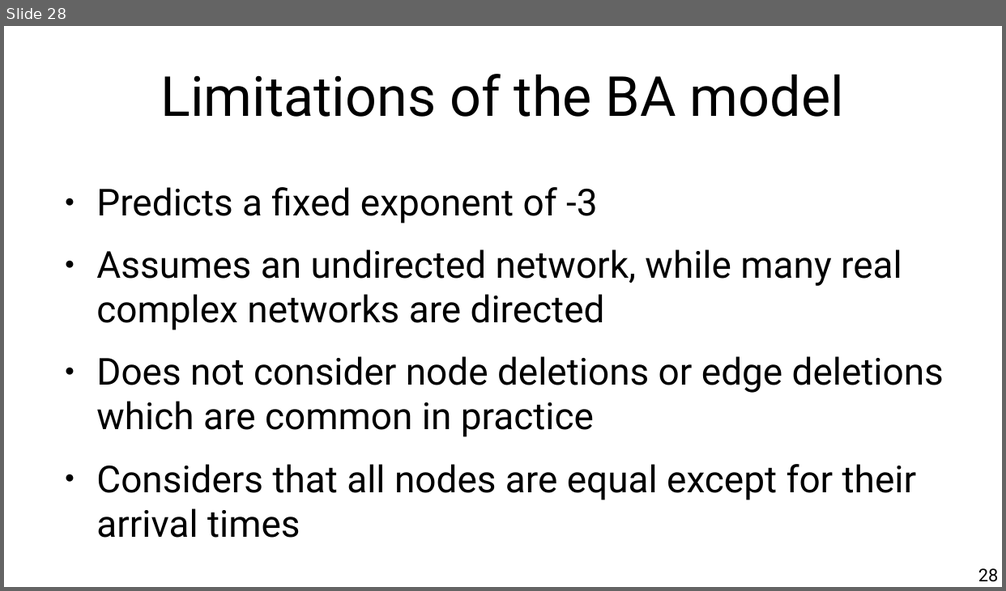
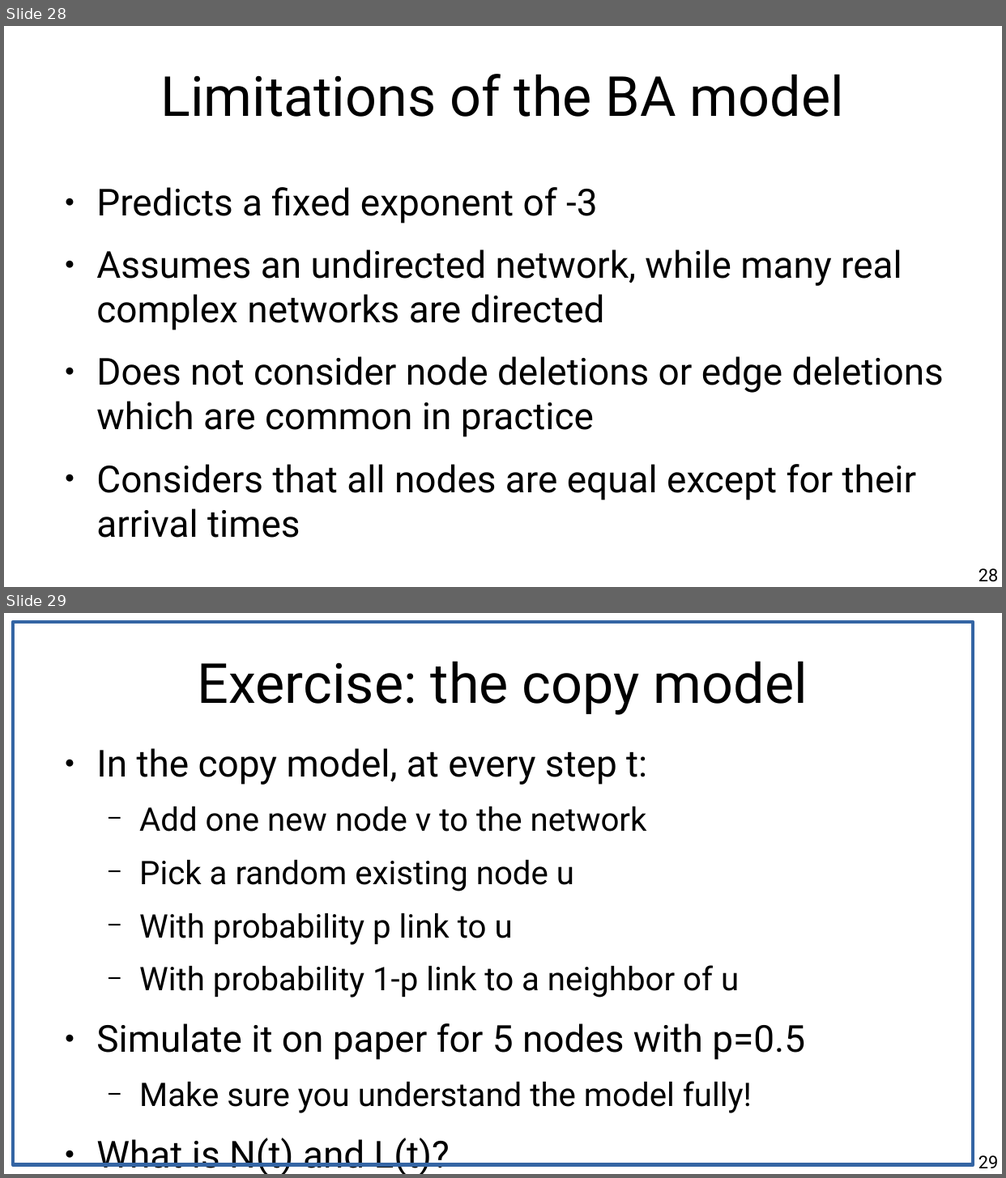
Before and after one commit to chatox/networks-science-course, a slide deck: theory/tt05_preferential_attachment.odp. Shown one above the other, each under a label of ours: slide 28 before the commit, slides 28 and 29 after it. The pictures are 1006x591 and 1006x1178 pixels, drawn with LibreOffice and Linux fonts; fonts in the diff are those of the drawing. Boxes give left, top, right and bottom in pixels: in the first picture for what was removed or moved away, otherwise in the second. Text is boxed around its words. In the diff, an @@ line names an element or a change of style, - is before the commit and + after.

Commit message:
Copy model exercise

```diff
--- a/theory/tt05_preferential_attachment.odp
+++ b/theory/tt05_preferential_attachment.odp
@@ slide 29 added at (4, 613, 1002, 1174), background #FFFFFF @@
@@ rectangle added at (13, 622, 973, 1165), outline #3465A4 3 pt @@
@@ title added at (198, 661, 808, 715), 44 pt, text #000000 @@
+Exercise: the copy model
@@ text added at (96, 748, 805, 1174), 25.9 pt, text #000000 @@
+● In the copy model, at every step t:
+  − Add one new node v to the network
+  − Pick a random existing node u
+  − With probability p link to u
+  − With probability 1-p link to a neighbor of u
+● Simulate it on paper for 5 nodes with p=0.5
+  − Make sure you understand the model fully!
+● What is N(t) and L(t)?
@@ page number added at (978, 1156, 998, 1169), 14 pt, text #000000 @@
+29
```
Also in this commit, not shown: 6 slides changed, 9 other slides added, 1 slide removed.
